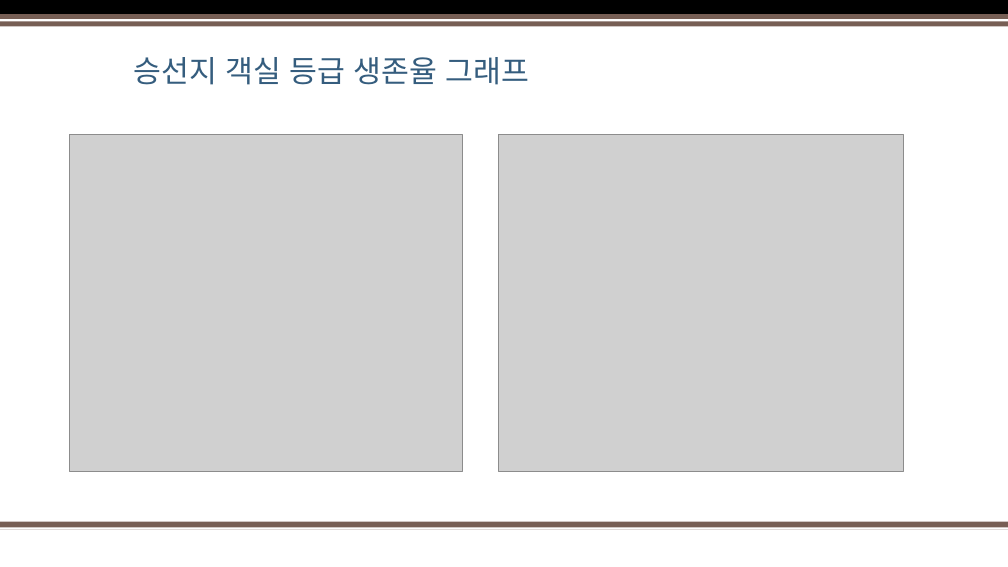
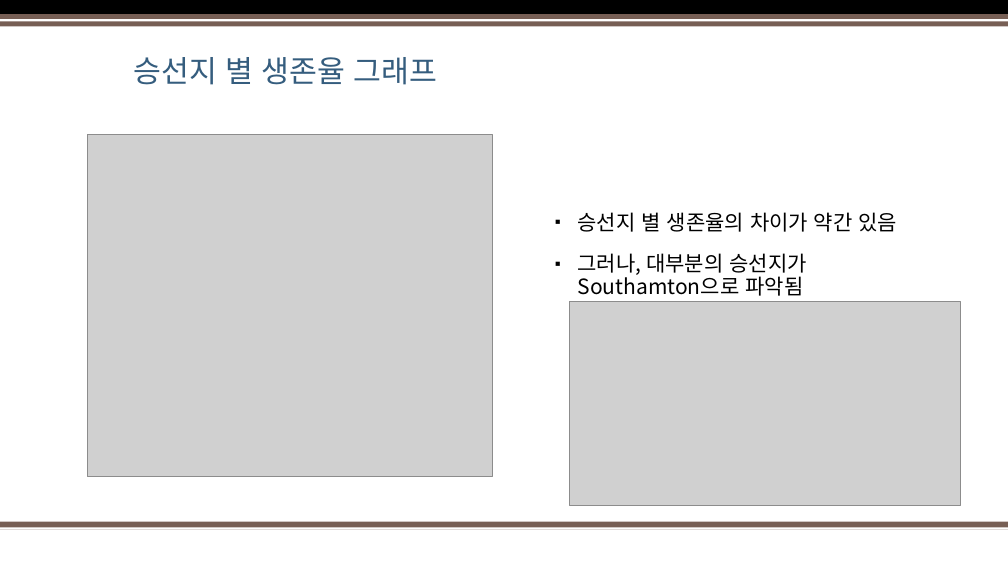
Before and after one commit to Jeong-Seongwon/portfolio, a slide deck: slide 14 of titanic/Portfolio.pptx (slide 12 before the commit). Drawn at 1008x567 pixels with LibreOffice and Linux fonts; fonts in the diff are those of the drawing; grey boxes stand for pictures; background and template pictures are left out. Boxes give left, top, right and bottom in pixels: in the first picture for what was removed or moved away, otherwise in the second. Text is boxed around its words. In the diff, an @@ line names an element or a change of style, - is before the commit and + after.

```diff
--- a/titanic/Portfolio.pptx
+++ b/titanic/Portfolio.pptx
@@ title at [133, 57, 437, 85]: text changed @@
-승선지 객실 등급 생존율 그래프
+승선지 별 생존율 그래프
@@ picture: place and size @@
-picture at [70, 135, 462, 471]
+picture at [87, 135, 492, 476]
@@ picture removed at [498, 134, 903, 471] @@
@@ text added at [578, 212, 898, 296], 20 pt, text #000000 @@
+▪ 승선지 별 생존율의 차이가 약간 있음
+▪ 그러나, 대부분의 승선지가 Southamton으로 파악됨
@@ picture added at [569, 302, 960, 506] @@
```
Also in this commit, not shown: 3 other slides changed, 3 slides added.
